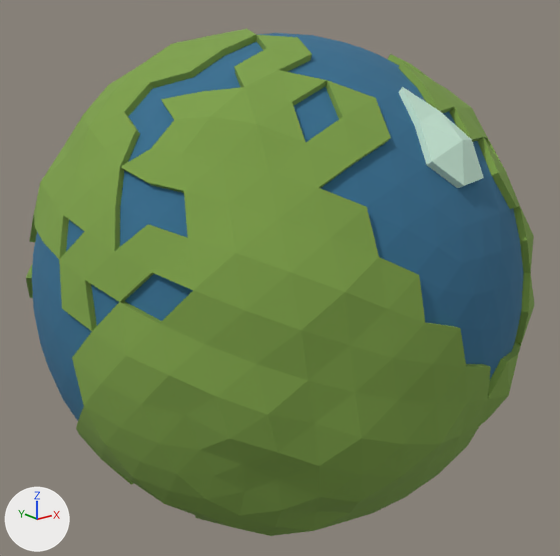
The glTF model public/monde.glb: old version first, new version second.
Rendered twice from a 50 mm lens placed at (-4.51, -5.67, 4.69), pointed at (0.02, -0.02, 2.43). Lighting does not change. The marker at lower left points along +X, +Y and +Z. Both versions are drawn at frame 59 of the action 'tourne'; the numbers are the values there.

In view in the first picture: 'URF-Height'.
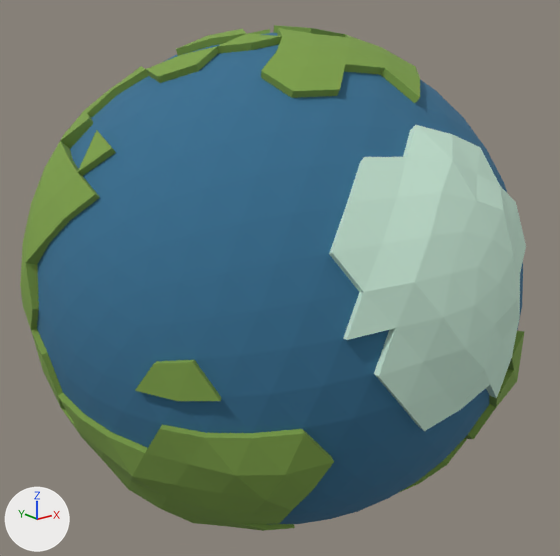
Diff of the bpy script that builds the scene:
```diff
--- a/public/monde.glb.py
+++ b/public/monde.glb.py
@@ ob_urf_height @@
 ob_urf_height.location = (0.0, 0.0, 2.42)
-ob_urf_height.rotation_euler = (1.279, 0.0, 0.0)  # degrees (73, 0, 0)
+ob_urf_height.rotation_euler = (-1.847, 0.0, 0.0)  # degrees (-106, 0, 0)
 ob_urf_height.scale = (2.29, 2.29, 2.29)
```

Changed parts and their boxes [x1, y1, x2, y2] in the pictures (560 x 556 px):
'URF-Height', turned
    before: [26, 29, 534, 536]
    after: [20, 25, 526, 531]
